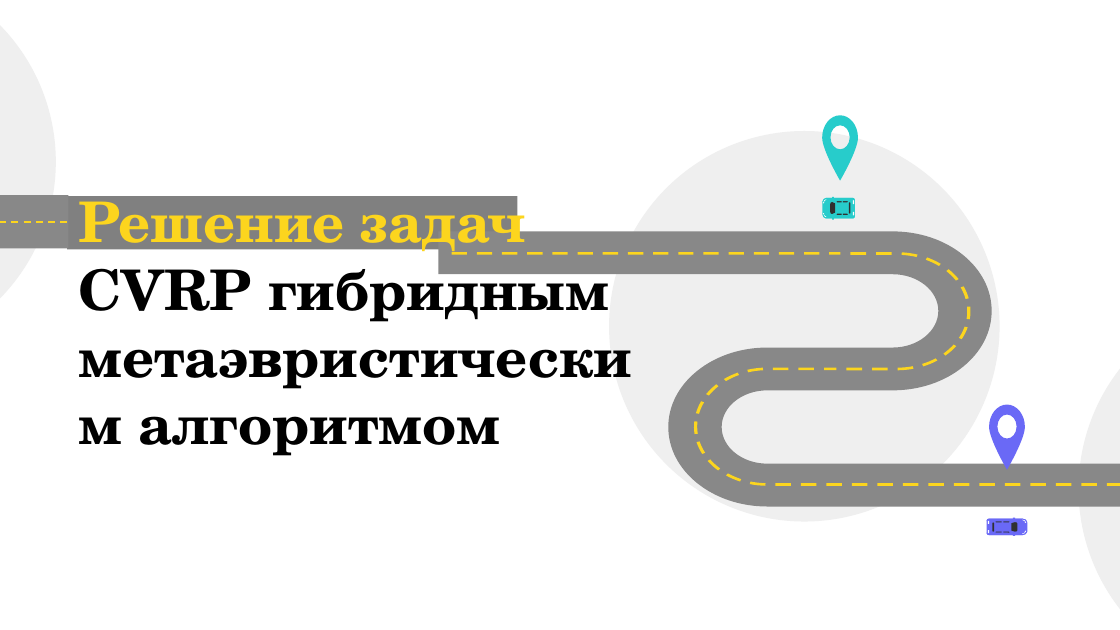
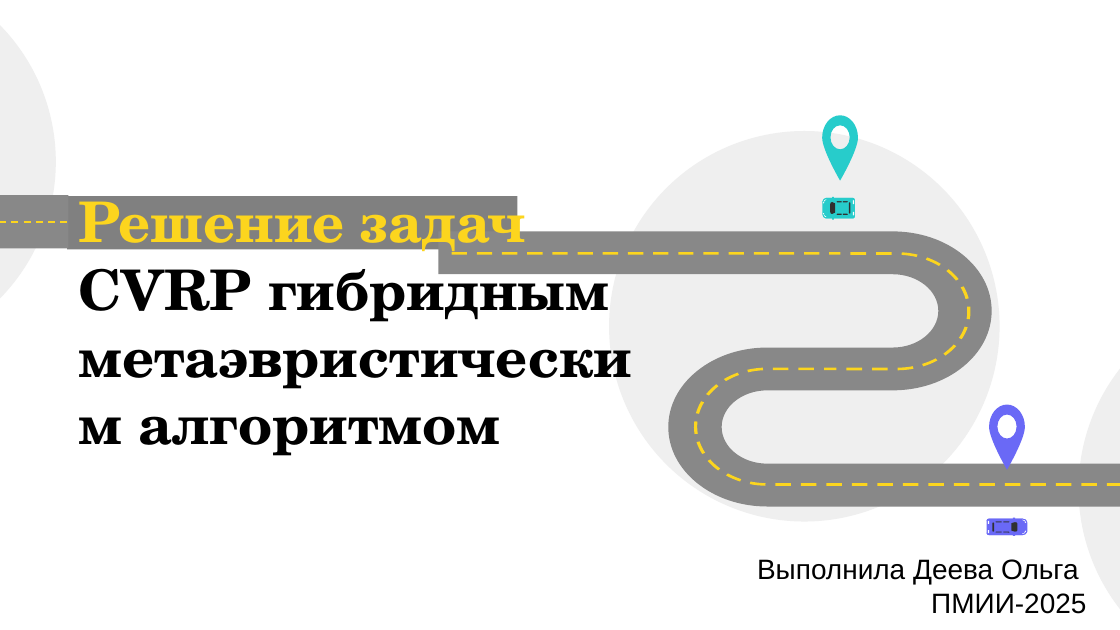
Before and after one commit to Deeva-Olga/cvrp-solver, a slide deck: slide 1 of Решение задач CVRP гибридным метаэвристическим алгоритмом.pptx. Drawn at 1120x630 pixels with LibreOffice and Linux fonts; fonts in the diff are those of the drawing. Boxes give left, top, right and bottom in pixels: in the first picture for what was removed or moved away, otherwise in the second. Text is boxed around its words. In the diff, an @@ line names an element or a change of style, - is before the commit and + after.

```diff
--- a/Решение задач CVRP гибридным метаэвристическим алгоритмом.pptx
+++ b/Решение задач CVRP гибридным метаэвристическим алгоритмом.pptx
@@ subtitle added at box(757, 559, 1086, 614), 24 pt, text #000000 @@
+Выполнила Деева Ольга
+ПМИИ-2025
```
Also in this commit, not shown: 1 other file.
